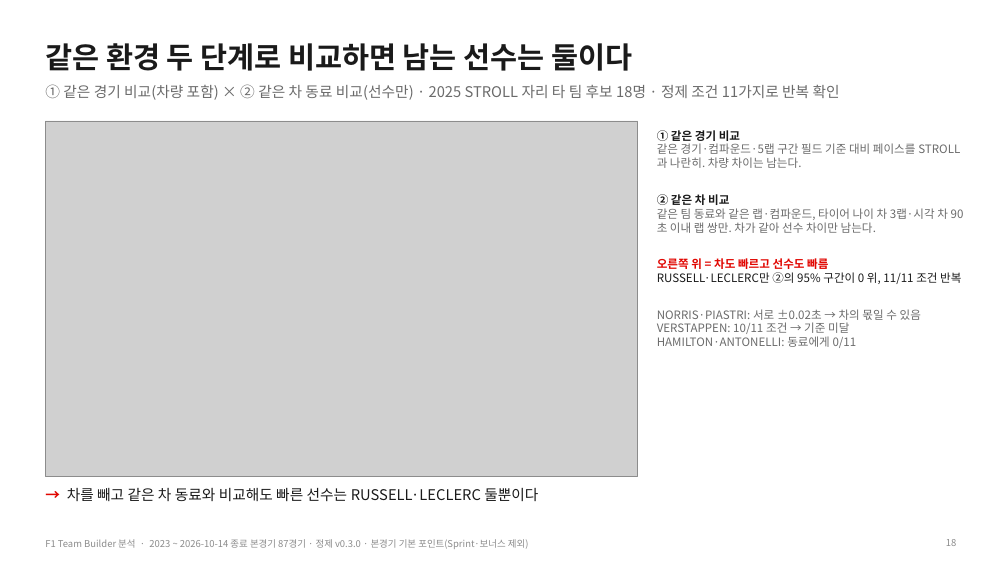
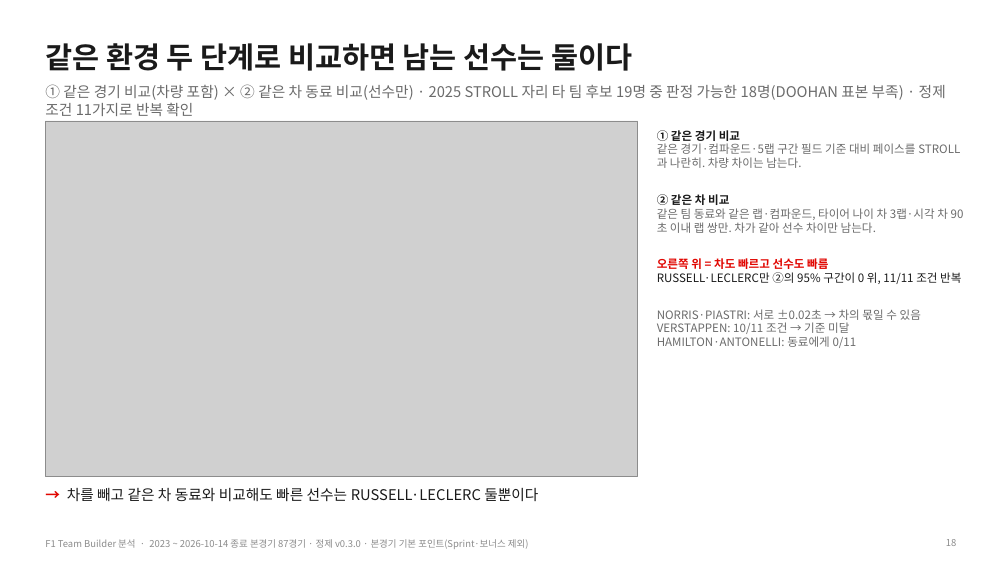
Before and after one commit to encore-ai-campus/mlo-02-p2-team1, a slide deck: slide 18 of docs/F1_TeamBuilder_발표자료.pptx. Drawn at 1008x567 pixels with LibreOffice and Linux fonts; fonts in the diff are those of the drawing; grey boxes stand for pictures. Boxes give left, top, right and bottom in pixels: in the first picture for what was removed or moved away, otherwise in the second. Text is boxed around its words. In the diff, an @@ line names an element or a change of style, - is before the commit and + after.

```diff
--- a/docs/F1_TeamBuilder_발표자료.pptx
+++ b/docs/F1_TeamBuilder_발표자료.pptx
@@ text at <box>45,84,946,116</box>: text changed @@
-① 같은 경기 비교(차량 포함) × ② 같은 차 동료 비교(선수만) · 2025 STROLL 자리 타 팀 후보 18명 · 정제 조건 11가지로 반복 확인
+① 같은 경기 비교(차량 포함) × ② 같은 차 동료 비교(선수만) · 2025 STROLL 자리 타 팀 후보 19명 중 판정 가능한 18명(DOOHAN 표본 부족) · 정제 조건 11가지로 반복 확인
```
Also in this commit, not shown: 11 other slides changed, 1 other file.
